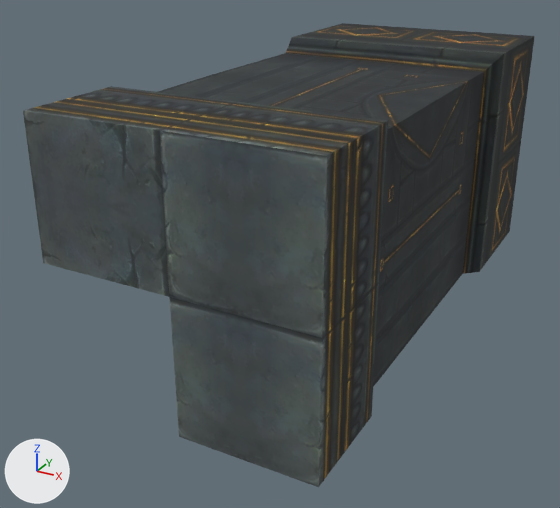
Before and after pictures for a commit that changed the OBJ model sceneobjs/tanxian_fuben_257/tanxian_fuben_257_qiang_03.obj.
The view is the same before and after, from a 50 mm camera at (163.0, -500.0, 132.0) aimed at (-18.0, -172.0, -32.0). Every picture has the same lights, and +X, +Y and +Z are marked at lower left. Where no turn or scale is listed for an object, it has been applied to the vertices. Vertices at the same position are counted once.

In view in the first picture: 'tanxian_fuben_257_qiang_03'.
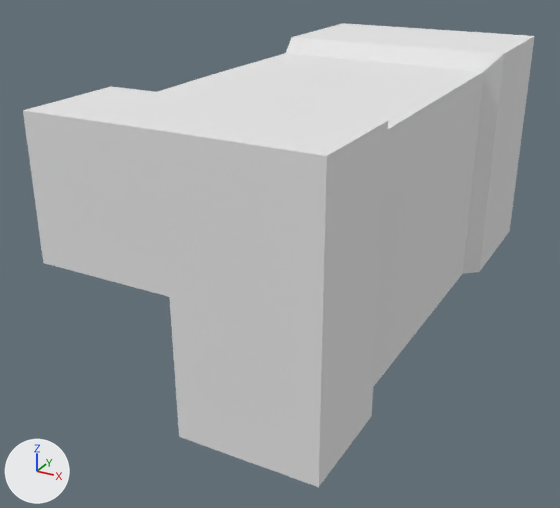
Pixel boxes [x1, y1, x2, y2] of what changed, in the pictures (560 x 508 px):
part 1 of me_tanxian_fuben_257_qiang_03, recoloured (black to grey): [158, 53, 484, 387] in both
part 2 of me_tanxian_fuben_257_qiang_03, recoloured: [23, 23, 534, 487] in both

The change, as a list of edits to the scene's bpy script:
```text
Add mat_material_1_1:
    mat_material_1_1 = principled_material('material_1')
    mat_material_1_1.base_color = (0.8, 0.8, 0.8)  # white #e7e7e7
    mat_material_1_1.roughness = 1.0
Add mat_material_2_1:
    mat_material_2_1 = principled_material('material_2')
    mat_material_2_1.base_color = (0.8, 0.8, 0.8)  # white #e7e7e7
    mat_material_2_1.roughness = 1.0
Change me_tanxian_fuben_257_qiang_03:
    where me_tanxian_fuben_257_qiang_03.from_pydata(...)  # 61 vertices, 95 faces; spans x -64.0..64.0, y -291.0..0.0, z -64.0..64.0
    used by ob_tanxian_fuben_257_qiang_03; location = (0.0, 0.0, 0.0)
    me_tanxian_fuben_257_qiang_03 part 1: all 24 faces that had it switch from mat_material_2 (picture img_tanxian_fuben_257_qiang_04_png) to mat_material_2_1 (white #e7e7e7)
    me_tanxian_fuben_257_qiang_03 part 2: all 71 faces that had it switch from mat_material_1 (picture img_tanxian_fuben_257_qiang_01_png) to mat_material_1_1 (white #e7e7e7)
```
